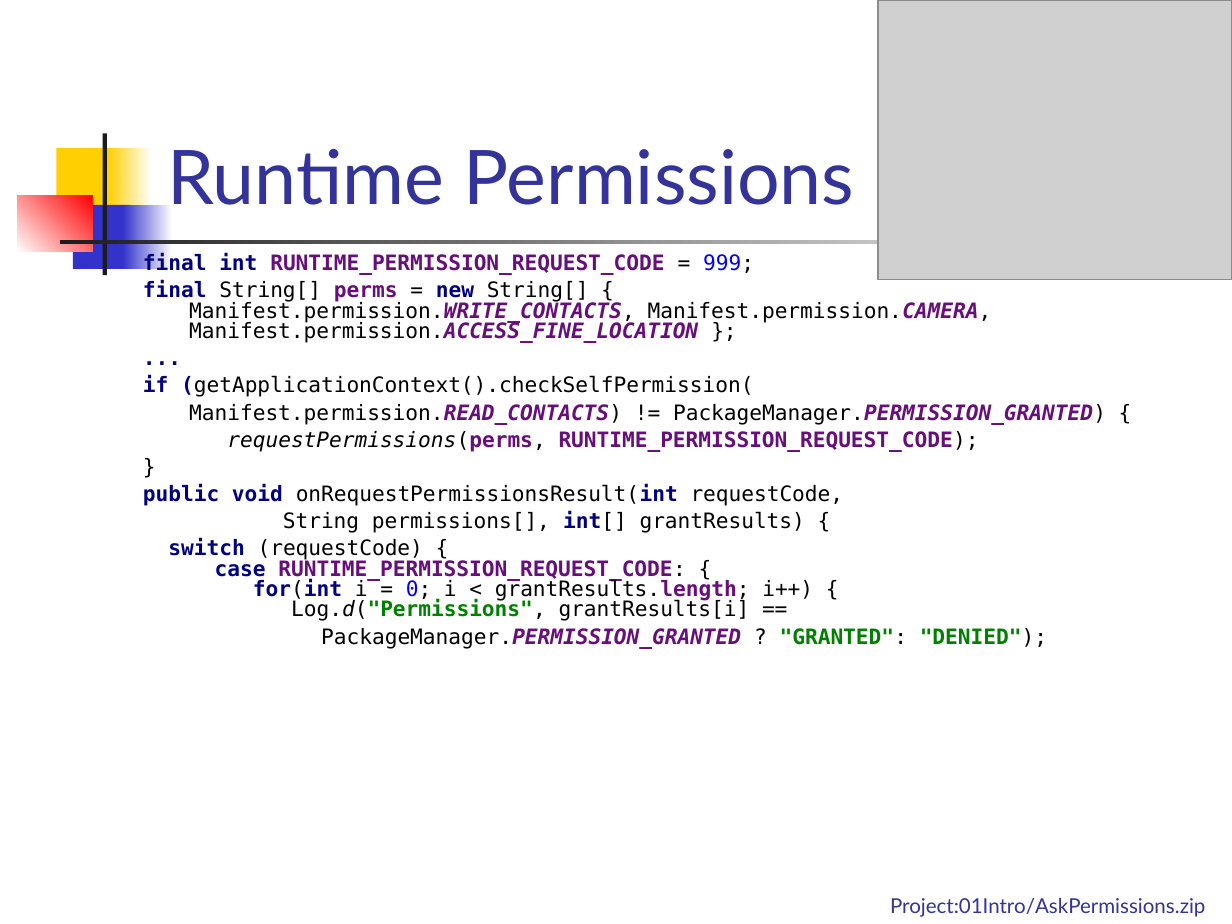
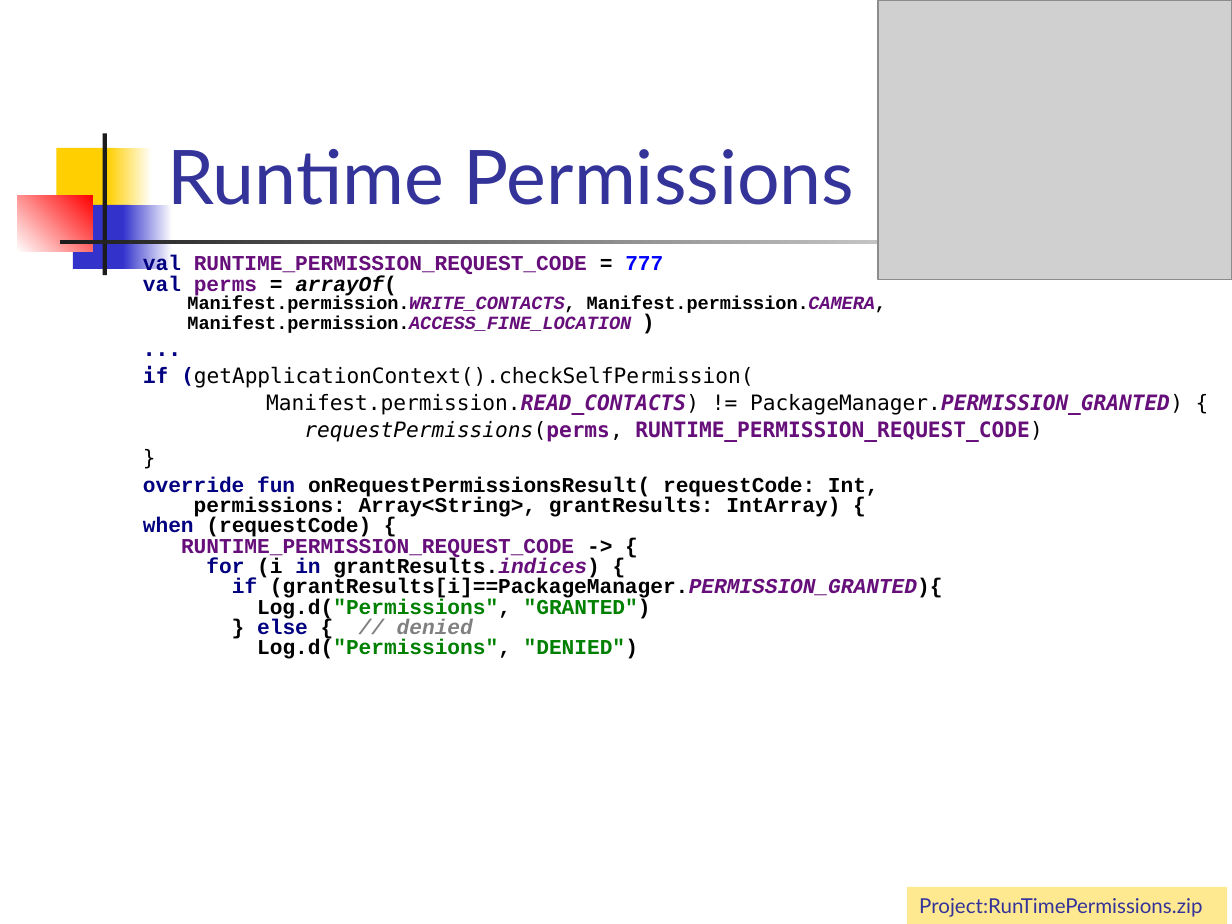
Before and after one commit to vmandro/Prednasky, a slide deck: slide 45 of 06/06_Android.ppt. Drawn at 1232x924 pixels with LibreOffice and Linux fonts; fonts in the diff are those of the drawing; grey boxes stand for pictures. Boxes give left, top, right and bottom in pixels: in the first picture for what was removed or moved away, otherwise in the second. Text is boxed around its words. In the diff, an @@ line names an element or a change of style, - is before the commit and + after.

```diff
--- a/06/06_Android.ppt
+++ b/06/06_Android.ppt
@@ text at (143, 255, 887, 333): text changed; size 12.4 to 10.8 pt; font DejaVu Sans Mono to Courier New; text colour #000000 to #660E7A @@
-final int RUNTIME_PERMISSION_REQUEST_CODE = 999;
-final String[] perms = new String[] {
-Manifest.permission.WRITE_CONTACTS, Manifest.permission.CAMERA,
-Manifest.permission.ACCESS_FINE_LOCATION };
+val RUNTIME_PERMISSION_REQUEST_CODE = 777
+val perms = arrayOf(
+Manifest.permission.WRITE_CONTACTS, Manifest.permission.CAMERA,
+Manifest.permission.ACCESS_FINE_LOCATION )
@@ text at (143, 366, 1183, 415): indent changed @@
@@ text at (304, 421, 1042, 442): text changed @@
-requestPermissions(perms, RUNTIME_PERMISSION_REQUEST_CODE);
+requestPermissions(perms, RUNTIME_PERMISSION_REQUEST_CODE)
@@ text at (143, 477, 943, 659): text changed; font DejaVu Sans Mono to Courier New; bold on @@
-public void onRequestPermissionsResult(int requestCode,
-String permissions[], int[] grantResults) {
-switch (requestCode) {
-case RUNTIME_PERMISSION_REQUEST_CODE: {
-for(int i = 0; i < grantResults.length; i++) {
-Log.d("Permissions", grantResults[i] ==
-PackageManager.PERMISSION_GRANTED ? "GRANTED": "DENIED");
+override fun onRequestPermissionsResult( requestCode: Int,
+permissions: Array<String>, grantResults: IntArray) {
+when (requestCode) {
+RUNTIME_PERMISSION_REQUEST_CODE -> {
+for (i in grantResults.indices) {
+if (grantResults[i]==PackageManager.PERMISSION_GRANTED){
+Log.d("Permissions", "GRANTED")
+} else { // denied
+Log.d("Permissions", "DENIED")
@@ rectangle "Project:RunTimePermissions.zip": place and size @@
-rectangle "Project:RunTimePermissions.zip" at (890, 898, 1205, 917)
+rectangle "Project:RunTimePermissions.zip" at (907, 887, 1227, 924)
@@ rectangle "Project:RunTimePermissions.zip" at (907, 887, 1227, 924): fill none to #FFE990 @@
@@ text in rectangle at (919, 898, 1202, 917): text changed @@
-Project:01Intro/AskPermissions.zip
+Project:RunTimePermissions.zip
```
Also in this commit, not shown: 29 other slides changed, 1 slide added, 1 slide removed, 1 other file.
